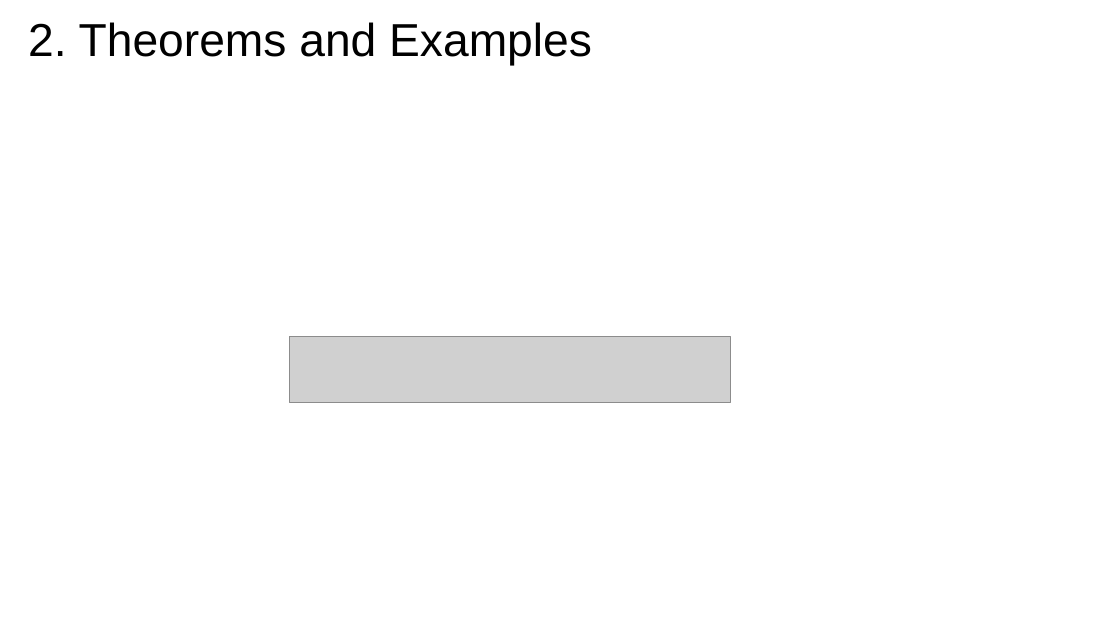
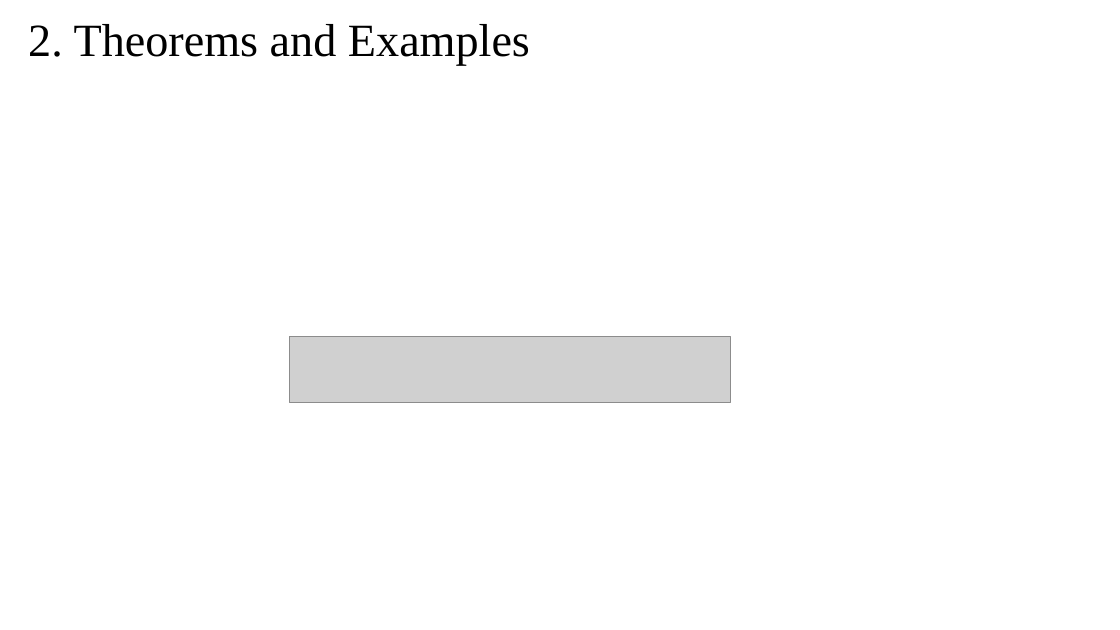
Before and after one commit to zhaojiayi/learning, a slide deck: slide 17 of EE/ppt/Fundamental Limits of Caching.pptx. Drawn at 1120x630 pixels with LibreOffice and Linux fonts; fonts in the diff are those of the drawing; grey boxes stand for pictures. Boxes give left, top, right and bottom in pixels: in the first picture for what was removed or moved away, otherwise in the second. Text is boxed around its words. In the diff, an @@ line names an element or a change of style, - is before the commit and + after.

Commit message:
ppt

```diff
--- a/EE/ppt/Fundamental Limits of Caching.pptx
+++ b/EE/ppt/Fundamental Limits of Caching.pptx
@@ title "2. Theorems and Examples" at (x1=28, y1=24, x2=530, y2=65): font Arial to Times New Roman @@
```
Also in this commit, not shown: 28 other slides changed, 5 other files.
